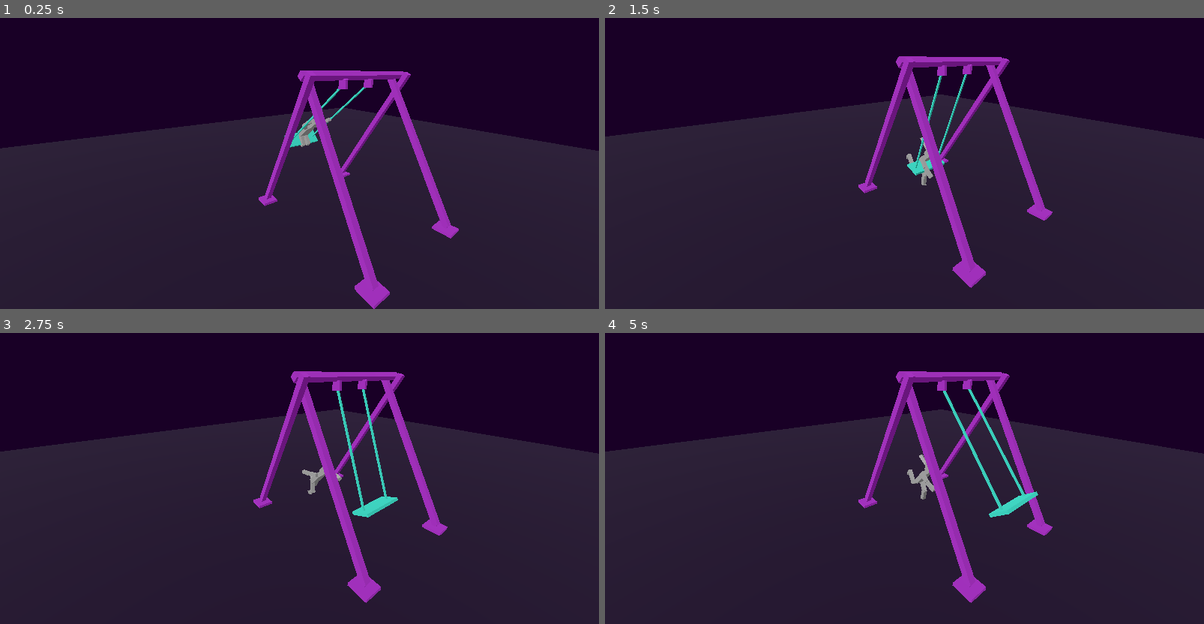
Above: before the commit, frames 1-4 (two rows, left to right).
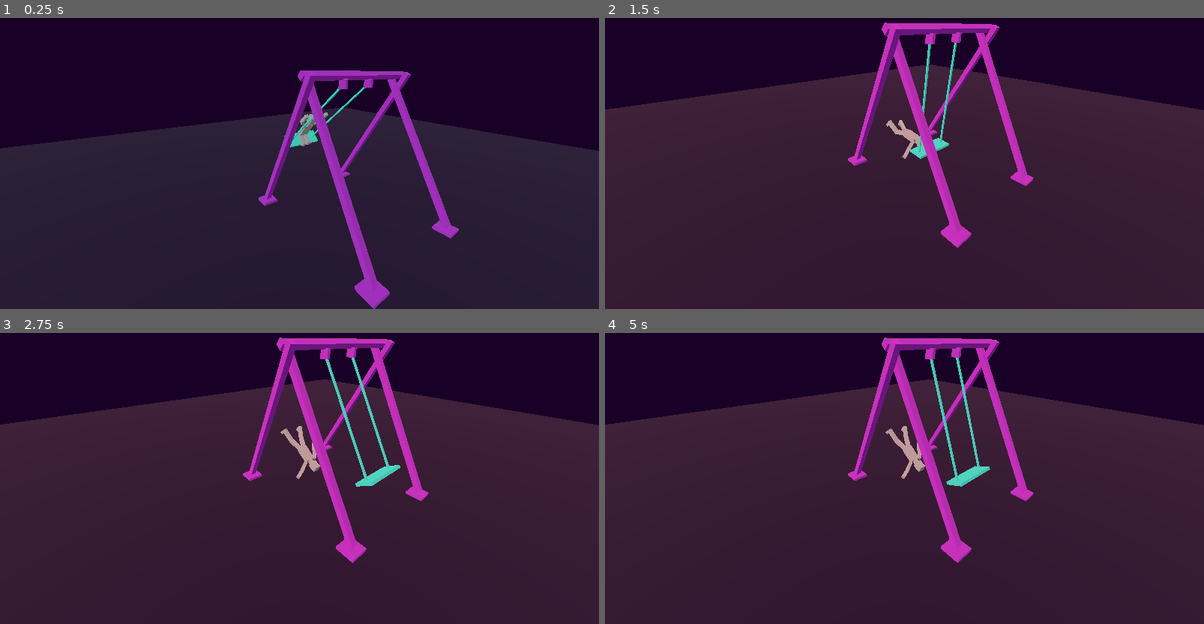
Above: after the commit, the same moments.

Repository: gheja/miniswing
Game: Godot game, scene res://scenes/main_level.tscn
Same seed, same stepped clock (60 frames per second), same inputs: the game is played once before the commit and once after it.
Inputs:
- Up to frame 1 (0.25 s): no input
- Up to frame 2 (1.5 s): tap Enter (action_go) at 0.5, 1.35 s; hold Enter (action_go) 0.53-1.28 s
- Up to frame 3 (2.75 s): hold Enter (action_go) from 2.03 s (still down)
- Up to frame 4 (5 s): release Enter (action_go) at 2.78 s; tap Enter (action_go) at 2.85, 4.35 s; hold Enter (action_go) 3.53-4.28 s

The runs differ from the first frame. In frame 1, 0.1% of the frame differs, in the area x 49-56%, y 32-45%; in frame 2, 16%; in frame 3, 17%; in frame 4, 17%, in the area x 0-100%, y 1-93%.

Commit message:
Added signals, now handling player success and fail

Diff:
--- a/src/project.godot
+++ b/src/project.godot
@@ -14,6 +14,10 @@
 run/main_scene="res://scenes/main_level.tscn"
 config/features=PackedStringArray("4.3", "GL Compatibility")
 config/icon="res://icon.svg"
+
+[autoload]
+
+Signals="*res://scripts/signals.gd"
 
 [input]
 
--- a/src/scenes/main_level.gd
+++ b/src/scenes/main_level.gd
@@ -25,6 +25,9 @@
 	next_max_angle = max_angle
 	target_max_angle = max_angle
 
+	Signals.connect("player_success", on_player_success)
+	Signals.connect("player_fail", on_player_fail)
+
 var a = 0.0
 var last_a = 0
 var press_length = 0
@@ -47,7 +50,9 @@
 	if state == STATE_SWINGING:
 		process_swinging(delta)
 	elif state == STATE_FALLING:
-		pass
+		process_falling(delta)
+
+	$Camera3D.look_at($LevelObjects/PlayerCharacter/CameraMarker.global_position)
 
 	last_a = a
 
@@ -73,11 +78,31 @@
 			# some bullett time to give a bit more time to react
 			Engine.time_scale = 0.33
 
+			$DirectionalLight3D2.light_energy = 1.0
+
 		press_length = 0.0
 
 	player_character.global_position = $LevelObjects/SwingThing/PivotStart/Construct/Marker3D.global_position
 	player_character.rotation_degrees.x = $LevelObjects/SwingThing.rotation_degrees.x
 
-	$Camera3D.look_at($LevelObjects/PlayerCharacter/CameraMarker.global_position)
+	# print([a, last_a, max_angle, target_max_angle, next_max_angle, sign_a ])
 
-	# print([a, last_a, max_angle, target_max_angle, next_max_angle, sign_a ])
+func process_falling(delta: float):
+	if Input.get_action_strength("action_go") > 0.5:
+		press_length += delta
+
+	if Input.is_action_just_released("action_go"):
+		if press_length < 0.15:
+			player_character.correct_course()
+
+func on_player_success():
+	Engine.time_scale = 1.0
+	# $DirectionalLight3D2.light_energy = 0.0
+	$DirectionalLight3D2.light_color = Color(0, 1.0, 0)
+	state = STATE_SUCCESS
+
+func on_player_fail():
+	Engine.time_scale = 1.0
+	# $DirectionalLight3D2.light_energy = 0.0
+	$DirectionalLight3D2.light_color = Color(1.0, 0, 0)
+	state = STATE_FAIL
--- a/src/scenes/main_level.tscn
+++ b/src/scenes/main_level.tscn
@@ -30,3 +30,7 @@
 
 [node name="DirectionalLight3D" type="DirectionalLight3D" parent="."]
 transform = Transform3D(-0.258819, -0.683013, 0.683013, 0, 0.707107, 0.707107, -0.965926, 0.183013, -0.183013, 9, 12, 0)
+
+[node name="DirectionalLight3D2" type="DirectionalLight3D" parent="."]
+transform = Transform3D(-0.258819, -0.683013, 0.683013, 0, 0.707107, 0.707107, -0.965926, 0.183013, -0.183013, 9, 12, 0)
+light_energy = 0.0
--- a/src/scenes/player_character.gd
+++ b/src/scenes/player_character.gd
@@ -12,9 +12,15 @@
 const ANIM_SIT_FORWARD = 1
 const ANIM_FALLING = 2
 const ANIM_FACEPLANT = 3
+const ANIM_SUCCESS = 4
+const ANIM_HAPPY = 5
 
-var anim_weights = [ 0.0, 0.0, 0.0, 0.0 ]
-var anim_weight_targets = [ 0.0, 0.0, 0.0, 0.0 ]
+var anim_weights = [ 0.0, 0.0, 0.0, 0.0, 0.0, 0.0 ]
+var anim_weight_targets = [ 0.0, 0.0, 0.0, 0.0, 0.0, 0.0 ]
+
+var last_position: Vector3 = Vector3.ZERO
+var last_speed: Vector3 = Vector3.ZERO
+var target_rotation: Vector3 = Vector3.ZERO
 
 func set_target_anim(weight_index):
 	for i in range(0, anim_weight_targets.size()):
@@ -25,21 +31,34 @@
 func start_falling():
 	is_free = true
 	$CollisionShape3DNormal.disabled = false
-	$CollisionShape3DHurt.disabled = false
+
+	target_rotation = self.rotation_degrees
 
 	# cheating: a bit of a boost because why not :)
 	speed = last_speed * 1.2
 
-var last_position: Vector3 = Vector3.ZERO
-var last_speed: Vector3 = Vector3.ZERO
+
+func correct_course():
+	# we only have rotation on the x axis
+
+	if abs(target_rotation.x) < 10:
+		target_rotation.x = 0
+	elif target_rotation.x < 0:
+		target_rotation.x += 10
+	elif target_rotation.x > 0:
+		target_rotation.x -= 10
 
 func _process(delta: float) -> void:
 	for i in range(0, anim_weight_targets.size()):
 		anim_weights[i] = lerp(anim_weights[i], anim_weight_targets[i], 0.1)
 
+	rotation_degrees = lerp(rotation_degrees, target_rotation, 0.2)
+
 	animation_tree.set("parameters/Blend2/blend_amount", anim_weights[1])
 	animation_tree.set("parameters/Blend2 2/blend_amount", anim_weights[2])
 	animation_tree.set("parameters/Blend2 3/blend_amount", anim_weights[3])
+	animation_tree.set("parameters/Blend2 4/blend_amount", anim_weights[4])
+	animation_tree.set("parameters/Blend2 5/blend_amount", anim_weights[5])
 
 	speed += GRAVITY * delta * 0.6
 
@@ -48,8 +67,21 @@
 
 	if is_free:
 		var a = self.move_and_collide(speed * delta)
+
 		if a:
-			print(a.get_local_shape())
+			is_free = false
+
+			if abs(rotation_degrees.x) < 10:
+				Signals.emit_signal("player_success")
+				set_target_anim(ANIM_HAPPY)
+			else:
+				Signals.emit_signal("player_fail")
+				set_target_anim(ANIM_FACEPLANT)
+		else:
+			if abs(rotation_degrees.x) < 10:
+				set_target_anim(ANIM_SUCCESS)
 	else:
 		last_speed = (global_position - last_position) * (1/delta)
 		last_position = global_position
+
+	print(rotation_degrees)
--- a/src/scenes/player_character.tscn
+++ b/src/scenes/player_character.tscn
@@ -820,14 +820,289 @@
 "values": [Vector3(-0.134914, 0, 0)]
 }
 
+[sub_resource type="Animation" id="Animation_dbroo"]
+resource_name = "success"
+step = 0.1
+tracks/0/type = "value"
+tracks/0/imported = false
+tracks/0/enabled = true
+tracks/0/path = NodePath("Visuals/Body:rotation")
+tracks/0/interp = 1
+tracks/0/loop_wrap = true
+tracks/0/keys = {
+"times": PackedFloat32Array(0),
+"transitions": PackedFloat32Array(1),
+"update": 0,
+"values": [Vector3(0, 0, 0)]
+}
+tracks/1/type = "value"
+tracks/1/imported = false
+tracks/1/enabled = true
+tracks/1/path = NodePath("Visuals/Body/Neck:rotation")
+tracks/1/interp = 1
+tracks/1/loop_wrap = true
+tracks/1/keys = {
+"times": PackedFloat32Array(0),
+"transitions": PackedFloat32Array(1),
+"update": 0,
+"values": [Vector3(0, 0, 0)]
+}
+tracks/2/type = "value"
+tracks/2/imported = false
+tracks/2/enabled = true
+tracks/2/path = NodePath("Visuals/Body/Neck/Head:rotation")
+tracks/2/interp = 1
+tracks/2/loop_wrap = true
+tracks/2/keys = {
+"times": PackedFloat32Array(0),
+"transitions": PackedFloat32Array(1),
+"update": 0,
+"values": [Vector3(0, 0, 0)]
+}
+tracks/3/type = "value"
+tracks/3/imported = false
+tracks/3/enabled = true
+tracks/3/path = NodePath("Visuals/Body/ArmLeft:rotation")
+tracks/3/interp = 1
+tracks/3/loop_wrap = true
+tracks/3/keys = {
+"times": PackedFloat32Array(0),
+"transitions": PackedFloat32Array(1),
+"update": 0,
+"values": [Vector3(0.0572253, -0.424815, -1.29444)]
+}
+tracks/4/type = "value"
+tracks/4/imported = false
+tracks/4/enabled = true
+tracks/4/path = NodePath("Visuals/Body/ArmLeft/ArmLeft2:rotation")
+tracks/4/interp = 1
+tracks/4/loop_wrap = true
+tracks/4/keys = {
+"times": PackedFloat32Array(0),
+"transitions": PackedFloat32Array(1),
+"update": 0,
+"values": [Vector3(0, 0, 0.118525)]
+}
+tracks/5/type = "value"
+tracks/5/imported = false
+tracks/5/enabled = true
+tracks/5/path = NodePath("Visuals/Body/ArmRight:rotation")
+tracks/5/interp = 1
+tracks/5/loop_wrap = true
+tracks/5/keys = {
+"times": PackedFloat32Array(0),
+"transitions": PackedFloat32Array(1),
+"update": 0,
+"values": [Vector3(0.194989, 0.232782, 0.885621)]
+}
+tracks/6/type = "value"
+tracks/6/imported = false
+tracks/6/enabled = true
+tracks/6/path = NodePath("Visuals/Body/ArmRight/ArmRight2:rotation")
+tracks/6/interp = 1
+tracks/6/loop_wrap = true
+tracks/6/keys = {
+"times": PackedFloat32Array(0),
+"transitions": PackedFloat32Array(1),
+"update": 0,
+"values": [Vector3(0, 0, -0.0993092)]
+}
+tracks/7/type = "value"
+tracks/7/imported = false
+tracks/7/enabled = true
+tracks/7/path = NodePath("Visuals/Body/LegLeft:rotation")
+tracks/7/interp = 1
+tracks/7/loop_wrap = true
+tracks/7/keys = {
+"times": PackedFloat32Array(0),
+"transitions": PackedFloat32Array(1),
+"update": 0,
+"values": [Vector3(0.111649, 0, 0)]
+}
+tracks/8/type = "value"
+tracks/8/imported = false
+tracks/8/enabled = true
+tracks/8/path = NodePath("Visuals/Body/LegLeft/LegLeft2:rotation")
+tracks/8/interp = 1
+tracks/8/loop_wrap = true
+tracks/8/keys = {
+"times": PackedFloat32Array(0),
+"transitions": PackedFloat32Array(1),
+"update": 0,
+"values": [Vector3(-0.134914, 0, 0)]
+}
+tracks/9/type = "value"
+tracks/9/imported = false
+tracks/9/enabled = true
+tracks/9/path = NodePath("Visuals/Body/LegRight:rotation")
+tracks/9/interp = 1
+tracks/9/loop_wrap = true
+tracks/9/keys = {
+"times": PackedFloat32Array(0),
+"transitions": PackedFloat32Array(1),
+"update": 0,
+"values": [Vector3(0.111649, 0, 0)]
+}
+tracks/10/type = "value"
+tracks/10/imported = false
+tracks/10/enabled = true
+tracks/10/path = NodePath("Visuals/Body/LegRight/LegRight2:rotation")
+tracks/10/interp = 1
+tracks/10/loop_wrap = true
+tracks/10/keys = {
+"times": PackedFloat32Array(0),
+"transitions": PackedFloat32Array(1),
+"update": 0,
+"values": [Vector3(-0.134914, 0, 0)]
+}
+
+[sub_resource type="Animation" id="Animation_von85"]
+resource_name = "happy"
+loop_mode = 1
+step = 0.1
+tracks/0/type = "value"
+tracks/0/imported = false
+tracks/0/enabled = true
+tracks/0/path = NodePath("Visuals/Body:rotation")
+tracks/0/interp = 1
+tracks/0/loop_wrap = true
+tracks/0/keys = {
+"times": PackedFloat32Array(0, 0.5, 1),
+"transitions": PackedFloat32Array(1, 1, 1),
+"update": 0,
+"values": [Vector3(0, -0.25707, 0), Vector3(0, 0.0736878, 0), Vector3(0, -0.25707, 0)]
+}
+tracks/1/type = "value"
+tracks/1/imported = false
+tracks/1/enabled = true
+tracks/1/path = NodePath("Visuals/Body/Neck:rotation")
+tracks/1/interp = 1
+tracks/1/loop_wrap = true
+tracks/1/keys = {
+"times": PackedFloat32Array(0),
+"transitions": PackedFloat32Array(1),
+"update": 0,
+"values": [Vector3(0, 0, 0)]
+}
+tracks/2/type = "value"
+tracks/2/imported = false
+tracks/2/enabled = true
+tracks/2/path = NodePath("Visuals/Body/Neck/Head:rotation")
+tracks/2/interp = 1
+tracks/2/loop_wrap = true
+tracks/2/keys = {
+"times": PackedFloat32Array(0),
+"transitions": PackedFloat32Array(1),
+"update": 0,
+"values": [Vector3(0, 0, 0)]
+}
+tracks/3/type = "value"
+tracks/3/imported = false
+tracks/3/enabled = true
+tracks/3/path = NodePath("Visuals/Body/ArmLeft:rotation")
+tracks/3/interp = 1
+tracks/3/loop_wrap = true
+tracks/3/keys = {
+"times": PackedFloat32Array(0, 0.5, 1),
+"transitions": PackedFloat32Array(1, 1, 1),
+"update": 0,
+"values": [Vector3(0.0572252, -0.424815, -1.84319), Vector3(0.0572252, -0.424815, -1.7081), Vector3(0.0572252, -0.424815, -1.84319)]
+}
+tracks/4/type = "value"
+tracks/4/imported = false
+tracks/4/enabled = true
+tracks/4/path = NodePath("Visuals/Body/ArmLeft/ArmLeft2:rotation")
+tracks/4/interp = 1
+tracks/4/loop_wrap = true
+tracks/4/keys = {
+"times": PackedFloat32Array(0, 0.5, 1),
+"transitions": PackedFloat32Array(1, 1, 1),
+"update": 0,
+"values": [Vector3(0, 0, -1.85117), Vector3(0, 0, -1.15794), Vector3(0, 0, -1.85117)]
+}
+tracks/5/type = "value"
+tracks/5/imported = false
+tracks/5/enabled = true
+tracks/5/path = NodePath("Visuals/Body/ArmRight:rotation")
+tracks/5/interp = 1
+tracks/5/loop_wrap = true
+tracks/5/keys = {
+"times": PackedFloat32Array(0, 0.5, 1),
+"transitions": PackedFloat32Array(1, 1, 1),
+"update": 0,
+"values": [Vector3(0.194989, 0.232782, 1.63678), Vector3(0.194989, 0.232782, 1.82853), Vector3(0.194989, 0.232782, 1.63678)]
+}
+tracks/6/type = "value"
+tracks/6/imported = false
+tracks/6/enabled = true
+tracks/6/path = NodePath("Visuals/Body/ArmRight/ArmRight2:rotation")
+tracks/6/interp = 1
+tracks/6/loop_wrap = true
+tracks/6/keys = {
+"times": PackedFloat32Array(0, 0.5, 1),
+"transitions": PackedFloat32Array(1, 1, 1),
+"update": 0,
+"values": [Vector3(0, 0, 1.08535), Vector3(0, 0, 2.22559), Vector3(0, 0, 1.08535)]
+}
+tracks/7/type = "value"
+tracks/7/imported = false
+tracks/7/enabled = true
+tracks/7/path = NodePath("Visuals/Body/LegLeft:rotation")
+tracks/7/interp = 1
+tracks/7/loop_wrap = true
+tracks/7/keys = {
+"times": PackedFloat32Array(0),
+"transitions": PackedFloat32Array(1),
+"update": 0,
+"values": [Vector3(0.111649, 0, 0)]
+}
+tracks/8/type = "value"
+tracks/8/imported = false
+tracks/8/enabled = true
+tracks/8/path = NodePath("Visuals/Body/LegLeft/LegLeft2:rotation")
+tracks/8/interp = 1
+tracks/8/loop_wrap = true
+tracks/8/keys = {
+"times": PackedFloat32Array(0),
+"transitions": PackedFloat32Array(1),
+"update": 0,
+"values": [Vector3(-0.134914, 0, 0)]
+}
+tracks/9/type = "value"
+tracks/9/imported = false
+tracks/9/enabled = true
+tracks/9/path = NodePath("Visuals/Body/LegRight:rotation")
+tracks/9/interp = 1
+tracks/9/loop_wrap = true
+tracks/9/keys = {
+"times": PackedFloat32Array(0),
+"transitions": PackedFloat32Array(1),
+"update": 0,
+"values": [Vector3(0.111649, 0, 0)]
+}
+tracks/10/type = "value"
+tracks/10/imported = false
+tracks/10/enabled = true
+tracks/10/path = NodePath("Visuals/Body/LegRight/LegRight2:rotation")
+tracks/10/interp = 1
+tracks/10/loop_wrap = true
+tracks/10/keys = {
+"times": PackedFloat32Array(0),
+"transitions": PackedFloat32Array(1),
+"update": 0,
+"values": [Vector3(-0.134914, 0, 0)]
+}
+
 [sub_resource type="AnimationLibrary" id="AnimationLibrary_a6pjn"]
 _data = {
 "RESET": SubResource("Animation_yhciw"),
 "faceplant": SubResource("Animation_q43ci"),
 "falling": SubResource("Animation_q054o"),
+"happy": SubResource("Animation_von85"),
 "idle": SubResource("Animation_uabo2"),
 "sit_backward": SubResource("Animation_dqea5"),
-"sit_forward": SubResource("Animation_3l6i1")
+"sit_forward": SubResource("Animation_3l6i1"),
+"success": SubResource("Animation_dbroo")
 }
 
 [sub_resource type="AnimationNodeAnimation" id="AnimationNodeAnimation_g6vyf"]
@@ -839,6 +1114,12 @@
 [sub_resource type="AnimationNodeAnimation" id="AnimationNodeAnimation_2kuov"]
 animation = &"faceplant"
 
+[sub_resource type="AnimationNodeAnimation" id="AnimationNodeAnimation_ppxuu"]
+animation = &"success"
+
+[sub_resource type="AnimationNodeAnimation" id="AnimationNodeAnimation_p0scv"]
+animation = &"happy"
+
 [sub_resource type="AnimationNodeAnimation" id="AnimationNodeAnimation_d0bsl"]
 animation = &"sit_backward"
 
@@ -846,10 +1127,14 @@
 
 [sub_resource type="AnimationNodeBlend2" id="AnimationNodeBlend2_l1vpd"]
 
+[sub_resource type="AnimationNodeBlend2" id="AnimationNodeBlend2_xbcb5"]
+
+[sub_resource type="AnimationNodeBlend2" id="AnimationNodeBlend2_71wjt"]
+
 [sub_resource type="AnimationNodeBlend2" id="AnimationNodeBlend2_j288u"]
 
 [sub_resource type="AnimationNodeBlendTree" id="AnimationNodeBlendTree_6deik"]
-graph_offset = Vector2(-187.906, 15.0124)
+graph_offset = Vector2(-68.3403, -86.7036)
 nodes/Animation/node = SubResource("AnimationNodeAnimation_d0bsl")
 nodes/Animation/position = Vector2(60, 60)
 "nodes/Animation 2/node" = SubResource("AnimationNodeAnimation_g6vyf")
@@ -858,21 +1143,26 @@
 "nodes/Animation 3/position" = Vector2(420, 220)
 "nodes/Animation 4/node" = SubResource("AnimationNodeAnimation_2kuov")
 "nodes/Animation 4/position" = Vector2(760, 220)
+"nodes/Animation 5/node" = SubResource("AnimationNodeAnimation_ppxuu")
+"nodes/Animation 5/position" = Vector2(1080, 220)
+"nodes/Animation 6/node" = SubResource("AnimationNodeAnimation_p0scv")
+"nodes/Animation 6/position" = Vector2(1400, 220)
 nodes/Blend2/node = SubResource("AnimationNodeBlend2_j288u")
 nodes/Blend2/position = Vector2(240, 60)
 "nodes/Blend2 2/node" = SubResource("AnimationNodeBlend2_06m3k")
 "nodes/Blend2 2/position" = Vector2(580, 60)
 "nodes/Blend2 3/node" = SubResource("AnimationNodeBlend2_l1vpd")
 "nodes/Blend2 3/position" = Vector2(920, 60)
-nodes/output/position = Vector2(1140, 20)
-node_connections = [&"Blend2", 0, &"Animation", &"Blend2", 1, &"Animation 2", &"Blend2 2", 0, &"Blend2", &"Blend2 2", 1, &"Animation 3", &"Blend2 3", 0, &"Blend2 2", &"Blend2 3", 1, &"Animation 4", &"output", 0, &"Blend2 3"]
-
-[sub_resource type="CylinderShape3D" id="CylinderShape3D_brgom"]
-height = 0.801096
-radius = 0.170613
-
-[sub_resource type="SphereShape3D" id="SphereShape3D_pfbxc"]
-radius = 0.136762
+"nodes/Blend2 4/node" = SubResource("AnimationNodeBlend2_xbcb5")
+"nodes/Blend2 4/position" = Vector2(1240, 60)
+"nodes/Blend2 5/node" = SubResource("AnimationNodeBlend2_71wjt")
+"nodes/Blend2 5/position" = Vector2(1560, 60)
+nodes/output/position = Vector2(1760, 60)
+node_connections = [&"Blend2", 0, &"Animation", &"Blend2", 1, &"Animation 2", &"Blend2 2", 0, &"Blend2", &"Blend2 2", 1, &"Animation 3", &"Blend2 3", 0, &"Blend2 2", &"Blend2 3", 1, &"Animation 4", &"Blend2 4", 0, &"Blend2 3", &"Blend2 4", 1, &"Animation 5", &"Blend2 5", 0, &"Blend2 4", &"Blend2 5", 1, &"Animation 6", &"output", 0, &"Blend2 5"]
+
+[sub_resource type="CapsuleShape3D" id="CapsuleShape3D_vq4ys"]
+radius = 0.105041
+height = 1.13894
 
 [node name="PlayerCharacter" type="CharacterBody3D"]
 script = ExtResource("1_6xs6r")
@@ -989,14 +1279,12 @@
 tree_root = SubResource("AnimationNodeBlendTree_6deik")
 anim_player = NodePath("../AnimationPlayer")
 parameters/Blend2/blend_amount = 0.0
-"parameters/Blend2 2/blend_amount" = 1.0
+"parameters/Blend2 2/blend_amount" = 0.0
 "parameters/Blend2 3/blend_amount" = 0.0
-
-[node name="CollisionShape3DHurt" type="CollisionShape3D" parent="."]
-transform = Transform3D(1, 0, 0, 0, 1, 0, 0, 0, 1, 0, 0.19433, 0)
-shape = SubResource("CylinderShape3D_brgom")
+"parameters/Blend2 4/blend_amount" = 0.0
+"parameters/Blend2 5/blend_amount" = 0.0
 
 [node name="CollisionShape3DNormal" type="CollisionShape3D" parent="."]
-transform = Transform3D(1, 0, 0, 0, 1, 0, 0, 0, 1, 0, -0.24617, 0)
-shape = SubResource("SphereShape3D_pfbxc")
+transform = Transform3D(1, 0, 0, 0, 1, 0, 0, 0, 1, 0, 0.0957522, 0.0171342)
+shape = SubResource("CapsuleShape3D_vq4ys")
 disabled = true
--- /dev/null
+++ b/src/scripts/signals.gd
@@ -0,0 +1,4 @@
+extends Node
+
+signal player_fail
+signal player_success
Not shown: 1 places in src/scenes/player_character.tscn that only renumber resources
